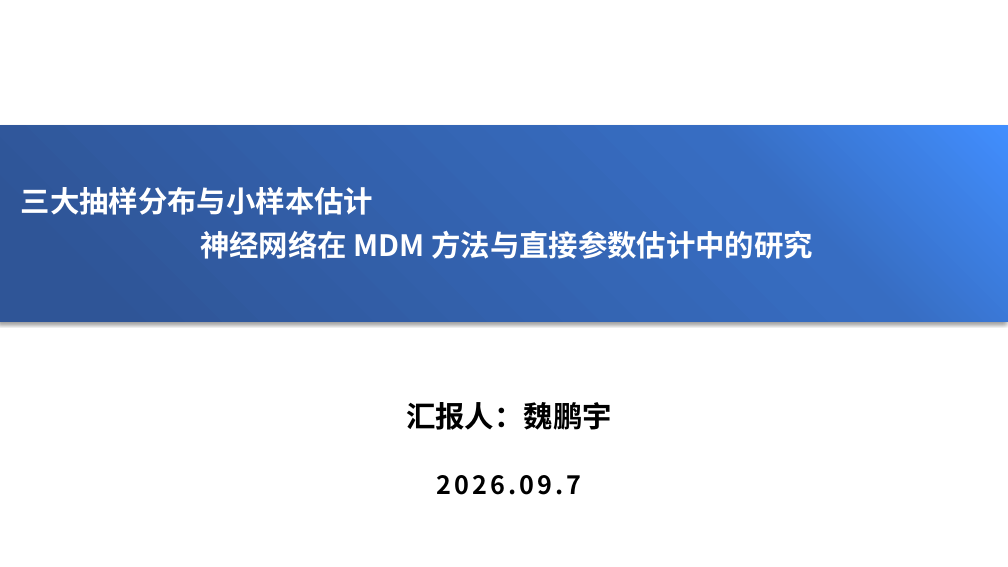
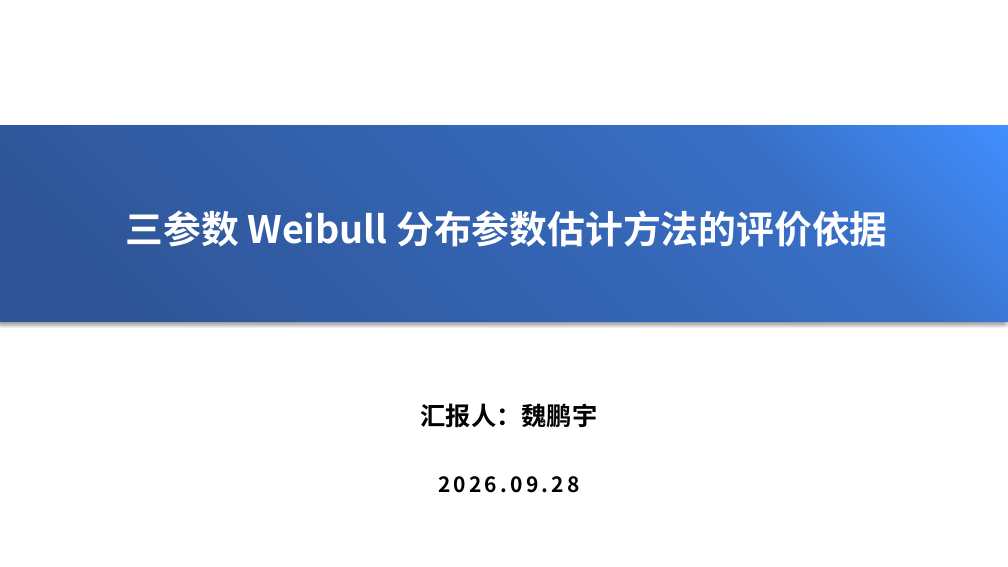
Before and after one commit to NEUwpy/weibull.work, a slide deck: slide 1 of Research/09-Weibull参数估计方法谱系与比较基线/260928组会.pptx. Drawn at 1008x567 pixels with LibreOffice and Linux fonts; fonts in the diff are those of the drawing; background and template pictures are left out. Boxes give left, top, right and bottom in pixels: in the first picture for what was removed or moved away, otherwise in the second. Text is boxed around its words. In the diff, an @@ line names an element or a change of style, - is before the commit and + after.

```diff
--- a/Research/09-Weibull参数估计方法谱系与比较基线/260928组会.pptx
+++ b/Research/09-Weibull参数估计方法谱系与比较基线/260928组会.pptx
@@ text at (126,210,887,247): text changed; size 28 to 36 pt @@
-三大抽样分布与小样本估计
-神经网络在 MDM 方法与直接参数估计中的研究
+三参数 Weibull 分布参数估计方法的评价依据
@@ text "汇报人：魏鹏宇" at (421,403,597,428): size 28 to 24 pt @@
@@ text at (438,476,579,493): text changed; size 24 to 20 pt @@
-2026.09.7
+2026.09.28
```
Also in this commit, not shown: 1 other slide changed, 20 slides added, 30 slides removed, 42 other files.
